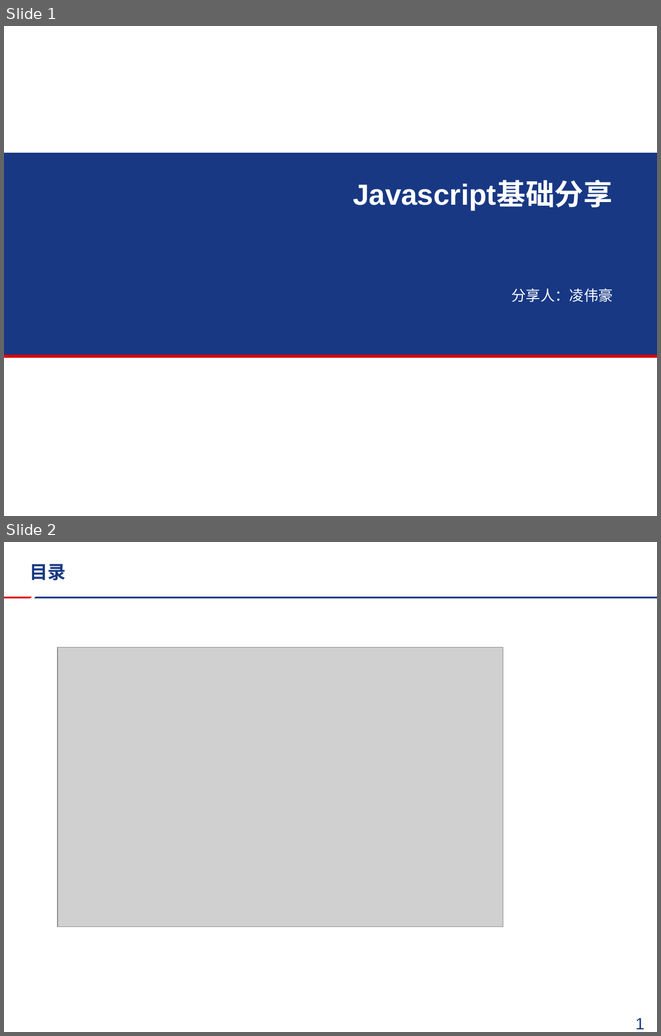
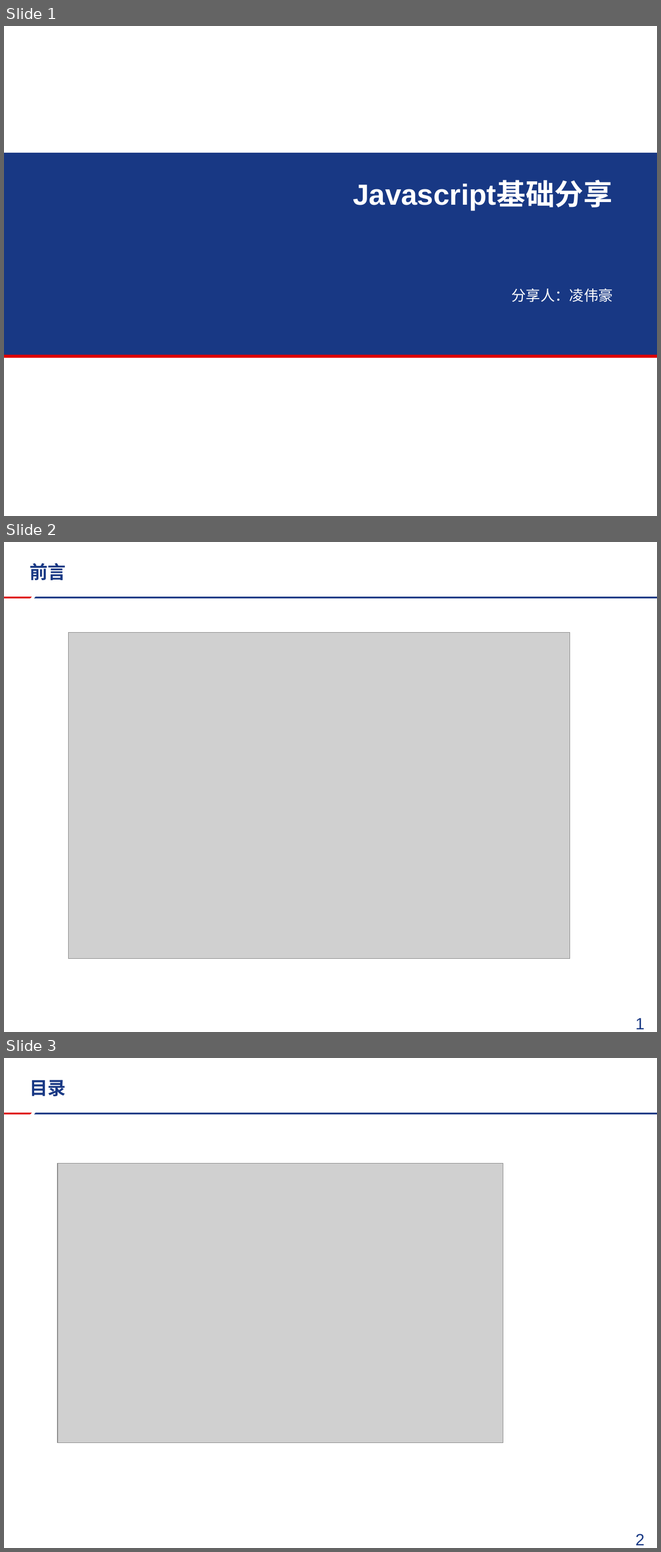
Before and after one commit to FireSmallPanda/swdt, a slide deck: javascript技术分享/mui以及推送分享.pptx. Shown one above the other, each under a label of ours: slides 1 and 2 before the commit, slides 1, 2 and 3 after it. The pictures are 661x1036 and 661x1552 pixels, drawn with LibreOffice and Linux fonts; fonts in the diff are those of the drawing; grey boxes stand for pictures; background and template pictures are left out. Boxes give left, top, right and bottom in pixels: in the first picture for what was removed or moved away, otherwise in the second. Text is boxed around its words. In the diff, an @@ line names an element or a change of style, - is before the commit and + after.

```diff
--- a/javascript技术分享/mui以及推送分享.pptx
+++ b/javascript技术分享/mui以及推送分享.pptx
@@ slide 2 added at <box>4,542,657,1032</box>, background #FFFFFF; not listed: 2 template elements that a slide beside it also shows @@
@@ title added at <box>30,563,66,580</box>, 20 pt, text #183884, bold @@
+前言
@@ picture added at <box>69,632,570,958</box> @@
@@ page number added at <box>635,1017,644,1029</box>, 18 pt, text #183884 @@
+1
@@ what was slide 2 is now slide 3 @@
@@ page number at <box>635,1533,644,1545</box>: text changed @@
-1
+2
```
Also in this commit, not shown: 1 other slide added, 2 other files.
